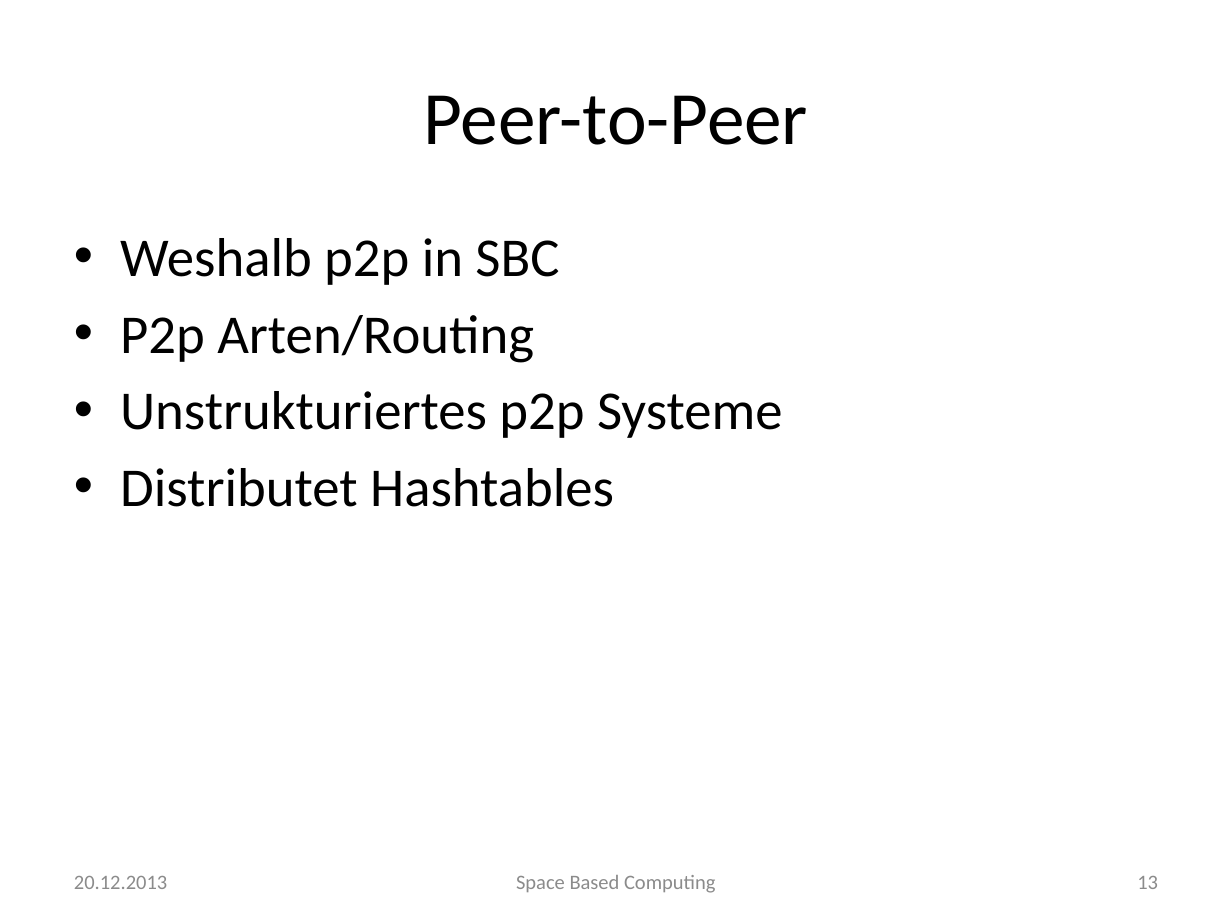
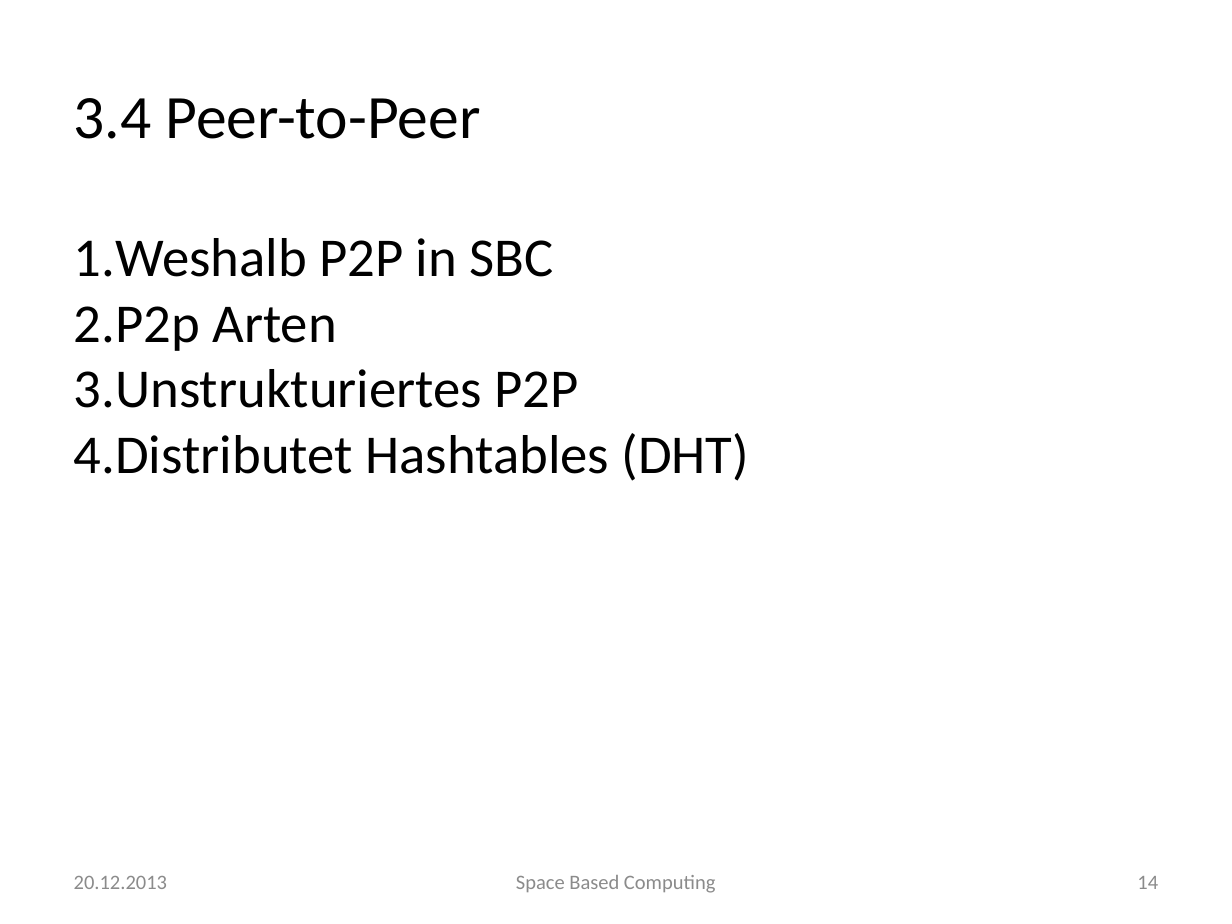
Before and after one commit to traxl/sbcAusarbeitung, a slide deck: slide 14 of Space Based Computing.pptx (slide 13 before the commit). Drawn at 1232x924 pixels with LibreOffice and Linux fonts; fonts in the diff are those of the drawing; background and template pictures are left out. Boxes give left, top, right and bottom in pixels: in the first picture for what was removed or moved away, otherwise in the second. Text is boxed around its words. In the diff, an @@ line names an element or a change of style, - is before the commit and + after.

```diff
--- a/Space Based Computing.pptx
+++ b/Space Based Computing.pptx
@@ text at (74,98,481,139): text changed; size 44 to 36 pt @@
-Peer-to-Peer
+3.4 Peer-to-Peer
@@ text at (74,238,750,481): text changed @@
-• Weshalb p2p in SBC
-• P2p Arten/Routing
-• Unstrukturiertes p2p Systeme
-• Distributet Hashtables
+1. Weshalb P2P in SBC
+2. P2p Arten
+3. Unstrukturiertes P2P
+4. Distributet Hashtables (DHT)
@@ page number at (1137,876,1158,889): text changed; text colour #8C8C8C to #8B8B8B @@
-13
+14
```
Also in this commit, not shown: 20 other slides changed, 8 slides added, 2 slides removed, 3 other files.
